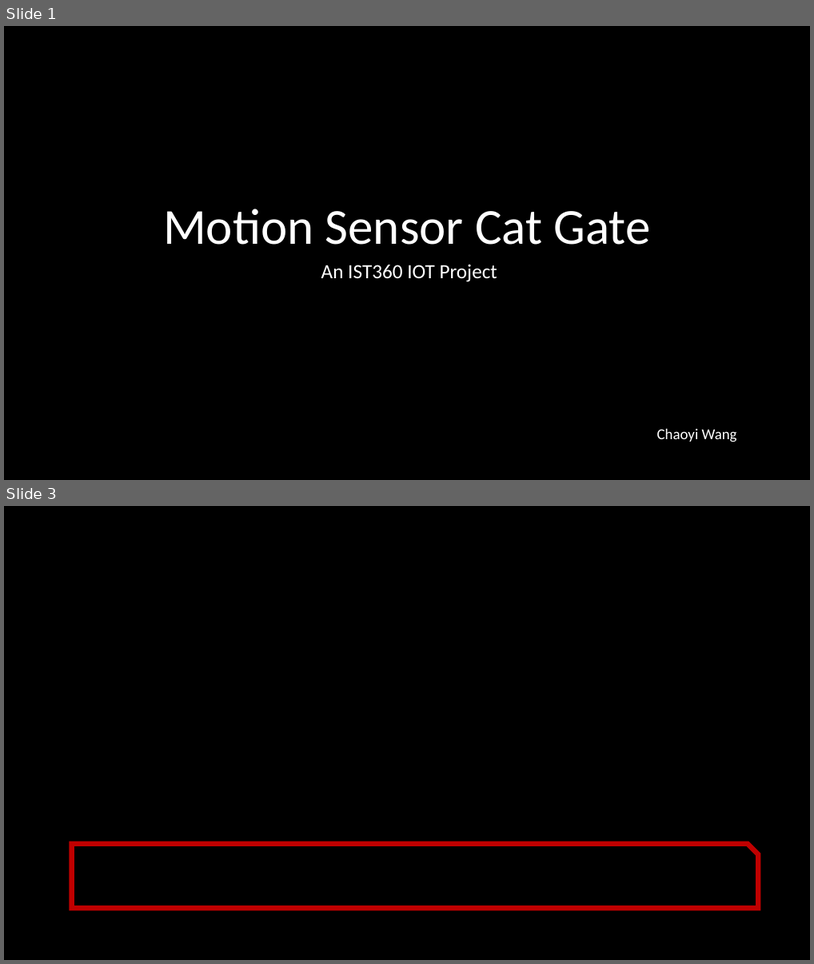
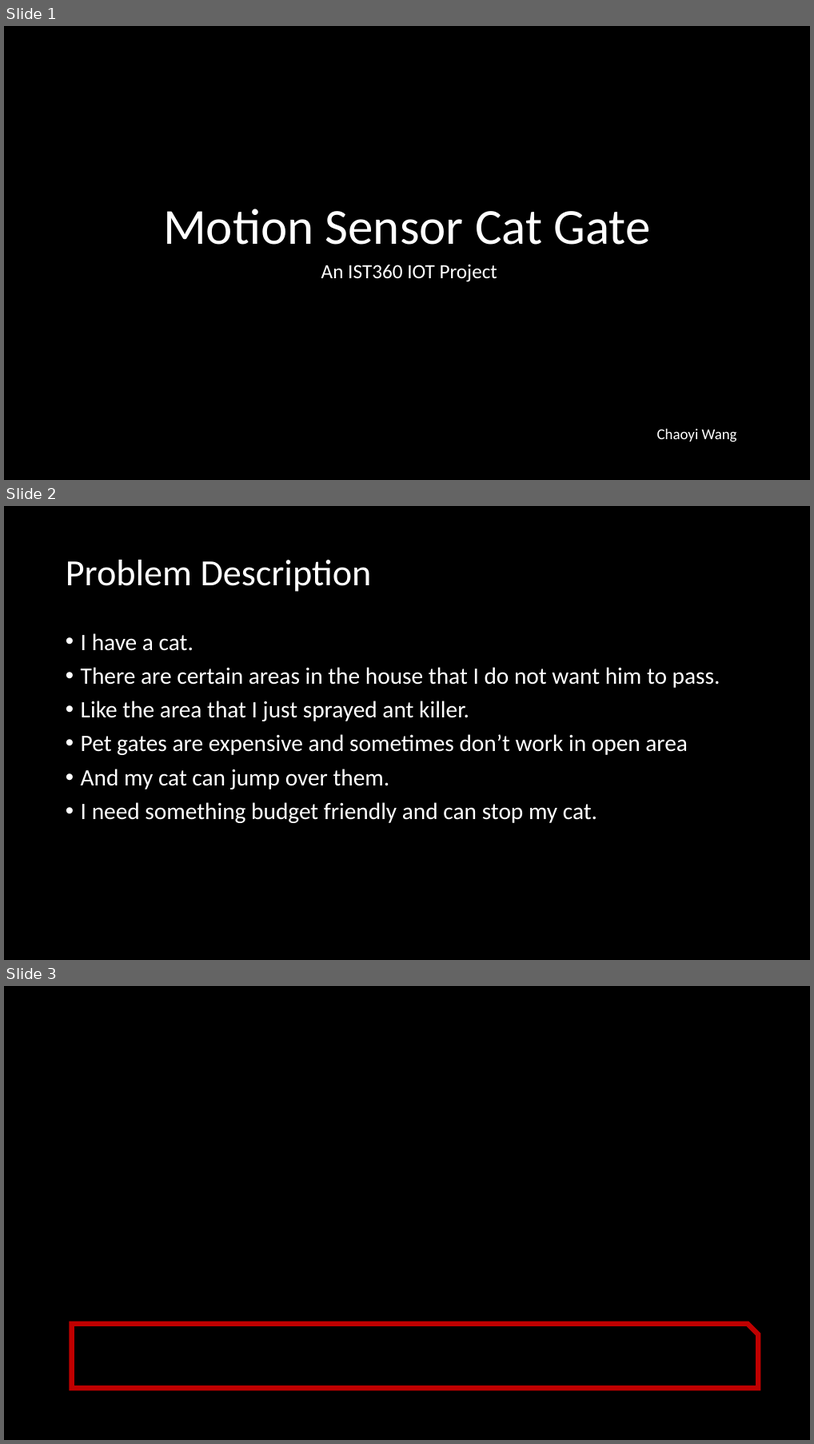
Before and after one commit to phillipad7/ist360_proj, a slide deck: IOT 360 Project Update.pptx. Shown one above the other, each under a label of ours: slides 1 and 3 before the commit, slides 1, 2 and 3 after it; the slides between them are not shown. The pictures are 814x964 and 814x1444 pixels, drawn with LibreOffice and Linux fonts; fonts in the diff are those of the drawing; background and template pictures are left out. Boxes give left, top, right and bottom in pixels: in the first picture for what was removed or moved away, otherwise in the second. Text is boxed around its words. In the diff, an @@ line names an element or a change of style, - is before the commit and + after.

```diff
--- a/IOT 360 Project Update.pptx
+++ b/IOT 360 Project Update.pptx
@@ slide 2 added at (4,506,810,960), background #000000 @@
@@ title added at (66,560,372,592), 44 pt, text #FFFFFF @@
+Problem Description
@@ text added at (81,633,721,823), 28 pt, text #FFFFFF @@
+• I have a cat.
+• There are certain areas in the house that I do not want him to pass.
+• Like the area that I just sprayed ant killer.
+• Pet gates are expensive and sometimes don’t work in open area
+• And my cat can jump over them.
+• I need something budget friendly and can stop my cat.
```
Also in this commit, not shown: 3 slides changed, 3 other slides added, 2 slides removed, 1 other file.
